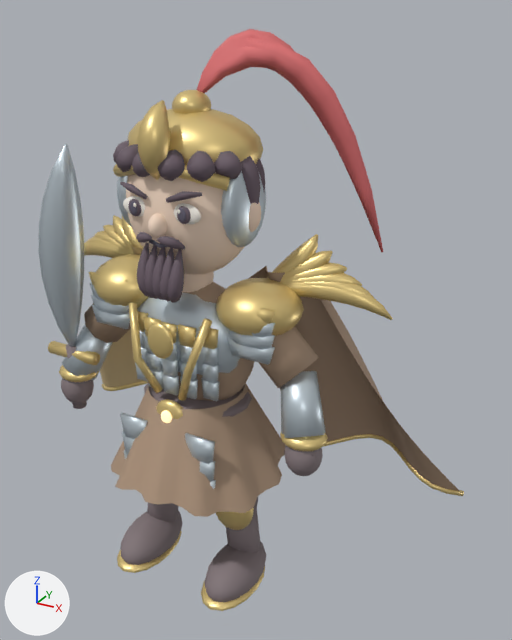
The glTF model samkok/web/models/61-e3.glb: old version first, new version second.
Rendered twice from a 50 mm camera at (2.14, -3.14, 3.43) aimed at (0.22, 0.33, 1.7). Arrows for +X, +Y and +Z are at lower left; the lights stay in place. The older version comes first.

The first picture shows '61_T3_Bronze Bulwark_Mesh'.
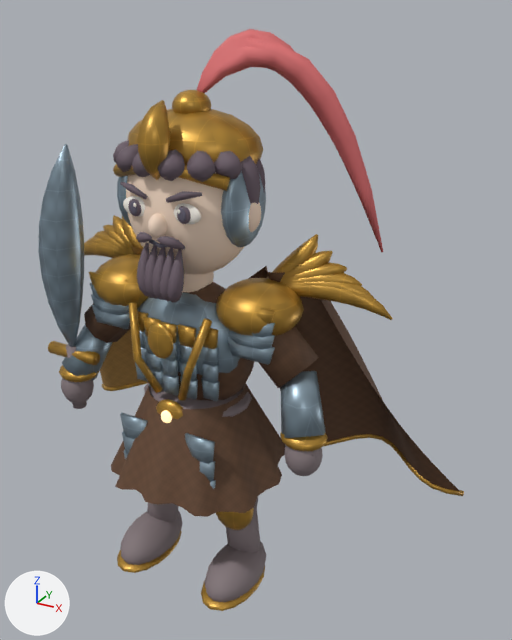
Changed parts and their boxes [x1, y1, x2, y2] in the pictures (512 x 640 px):
'61_T3_Bronze Bulwark_Mesh', surface changed (darker)
    both: [38, 87, 464, 611]

Diff of the bpy script that builds the scene:
```diff
--- a/samkok/web/models/61-e3.glb.py
+++ b/samkok/web/models/61-e3.glb.py
@@ mat_silk_6d4c34_002 @@
 n0 = _N.new('ShaderNodeBsdfPrincipled'); n0.name = 'Principled BSDF'
-n0.inputs[0].default_value = (0.427, 0.298, 0.204, 1.0)  # 'Base Color', beige #af947d
 n0.inputs[2].default_value = 0.72  # 'Roughness'
 n1 = _N.new('ShaderNodeOutputMaterial'); n1.name = 'Material Output'
+n2 = _N.new('ShaderNodeTexImage'); n2.name = 'Image Texture'
+n2.image = img_weave_6d4c34
+n3 = _N.new('ShaderNodeNormalMap'); n3.name = 'Normal Map'
+n3.uv_map = 'UVMap'
+n3.inputs[0].default_value = 0.28  # 'Strength'
+n4 = _N.new('ShaderNodeTexImage'); n4.name = 'Image Texture.001'
+n4.image = img_surface_normal_true
 _L.new(n0.outputs[0], n1.inputs[0])  # 'BSDF' to 'Surface'
+_L.new(n2.outputs[0], n0.inputs[0])  # 'Color' to 'Base Color'
+_L.new(n3.outputs[0], n0.inputs[5])  # 'Normal' to 'Normal'
+_L.new(n4.outputs[0], n3.inputs[1])  # 'Color' to 'Color'
@@ mat_accent_bd904c_002 @@
 n0 = _N.new('ShaderNodeBsdfPrincipled'); n0.name = 'Principled BSDF'
-n0.inputs[0].default_value = (0.741, 0.565, 0.298, 1.0)  # 'Base Color', beige #dfc694
 n0.inputs[2].default_value = 0.72  # 'Roughness'
 n1 = _N.new('ShaderNodeOutputMaterial'); n1.name = 'Material Output'
+n2 = _N.new('ShaderNodeTexImage'); n2.name = 'Image Texture'
+n2.image = img_weave_bd904c
+n3 = _N.new('ShaderNodeNormalMap'); n3.name = 'Normal Map'
+n3.uv_map = 'UVMap'
+n3.inputs[0].default_value = 0.28  # 'Strength'
+n4 = _N.new('ShaderNodeTexImage'); n4.name = 'Image Texture.001'
+n4.image = img_surface_normal_true
 _L.new(n0.outputs[0], n1.inputs[0])  # 'BSDF' to 'Surface'
+_L.new(n2.outputs[0], n0.inputs[0])  # 'Color' to 'Base Color'
+_L.new(n3.outputs[0], n0.inputs[5])  # 'Normal' to 'Normal'
+_L.new(n4.outputs[0], n3.inputs[1])  # 'Color' to 'Color'
@@ mat_antique_gold_002 @@
 n0 = _N.new('ShaderNodeBsdfPrincipled'); n0.name = 'Principled BSDF'
-n0.inputs[0].default_value = (0.788, 0.604, 0.247, 1.0)  # 'Base Color', yellow #e6cc88
 n0.inputs[1].default_value = 0.58  # 'Metallic'
@@ mat_antique_gold_002 @@
 n1 = _N.new('ShaderNodeOutputMaterial'); n1.name = 'Material Output'
+n2 = _N.new('ShaderNodeTexImage'); n2.name = 'Image Texture'
+n2.image = img_engraved_c99a3f
+n3 = _N.new('ShaderNodeNormalMap'); n3.name = 'Normal Map'
+n3.uv_map = 'UVMap'
+n3.inputs[0].default_value = 0.45  # 'Strength'
+n4 = _N.new('ShaderNodeTexImage'); n4.name = 'Image Texture.001'
+n4.image = img_surface_normal_false
 _L.new(n0.outputs[0], n1.inputs[0])  # 'BSDF' to 'Surface'
+_L.new(n2.outputs[0], n0.inputs[0])  # 'Color' to 'Base Color'
+_L.new(n3.outputs[0], n0.inputs[5])  # 'Normal' to 'Normal'
+_L.new(n4.outputs[0], n3.inputs[1])  # 'Color' to 'Color'
@@ mat_steel_002 @@
 n0 = _N.new('ShaderNodeBsdfPrincipled'); n0.name = 'Principled BSDF'
-n0.inputs[0].default_value = (0.604, 0.686, 0.741, 1.0)  # 'Base Color', light grey #ccd8df
 n0.inputs[1].default_value = 0.65  # 'Metallic'
@@ mat_steel_002 @@
 n1 = _N.new('ShaderNodeOutputMaterial'); n1.name = 'Material Output'
+n2 = _N.new('ShaderNodeTexImage'); n2.name = 'Image Texture'
+n2.image = img_engraved_9aafbd
+n3 = _N.new('ShaderNodeNormalMap'); n3.name = 'Normal Map'
+n3.uv_map = 'UVMap'
+n3.inputs[0].default_value = 0.45  # 'Strength'
+n4 = _N.new('ShaderNodeTexImage'); n4.name = 'Image Texture.001'
+n4.image = img_surface_normal_false
 _L.new(n0.outputs[0], n1.inputs[0])  # 'BSDF' to 'Surface'
+_L.new(n2.outputs[0], n0.inputs[0])  # 'Color' to 'Base Color'
+_L.new(n3.outputs[0], n0.inputs[5])  # 'Normal' to 'Normal'
+_L.new(n4.outputs[0], n3.inputs[1])  # 'Color' to 'Color'
@@ me_61_t3_bronze_bulwark_mesh @@
 me_61_t3_bronze_bulwark_mesh.from_pydata(...)  # 10686 vertices, 19608 faces; spans x -1.5..1.5, y -0.56..0.97, z 0.02..3.34
+# me_61_t3_bronze_bulwark_mesh part 1: texture (UV) coordinates changed
 me_61_t3_bronze_bulwark_mesh.materials.append(mat_silk_6d4c34_002)
```
